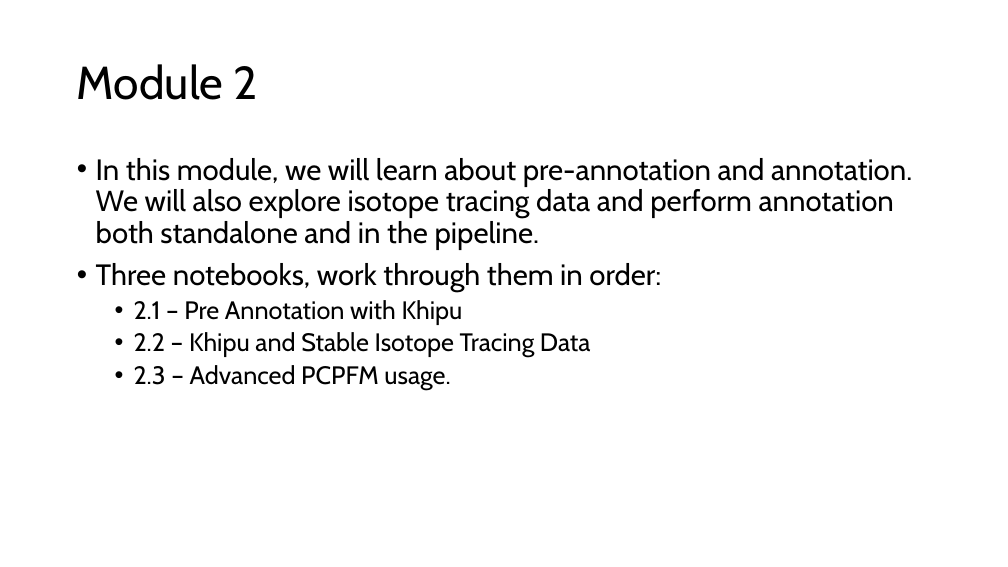
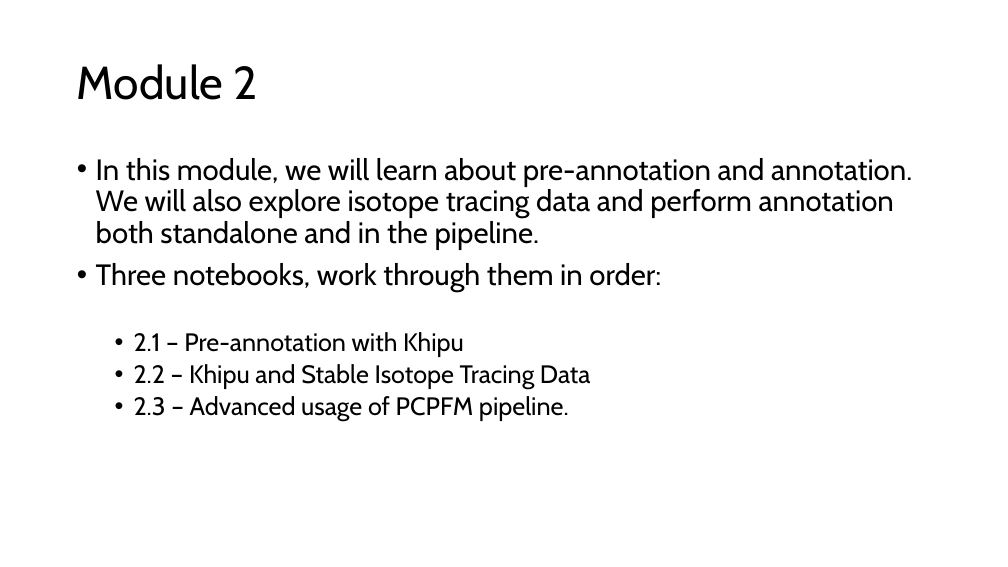
Before and after one commit to shuzhao-li-lab/MANA2024, a slide deck: slide 9 of Slides.pptx (slide 6 before the commit). Drawn at 1008x567 pixels with LibreOffice and Linux fonts; fonts in the diff are those of the drawing. Boxes give left, top, right and bottom in pixels: in the first picture for what was removed or moved away, otherwise in the second. Text is boxed around its words. In the diff, an @@ line names an element or a change of style, - is before the commit and + after.

```diff
--- a/Slides.pptx
+++ b/Slides.pptx
@@ text at <box>134,332,464,357</box>: text changed @@
-  • 2.1 – Pre Annotation with Khipu
+  • 2.1 – Pre-annotation with Khipu
@@ text at <box>134,396,569,422</box>: text changed @@
-  • 2.3 – Advanced PCPFM usage.
+  • 2.3 – Advanced usage of PCPFM pipeline.
```
Also in this commit, not shown: 5 other slides changed, 5 slides added, 1 slide removed.
